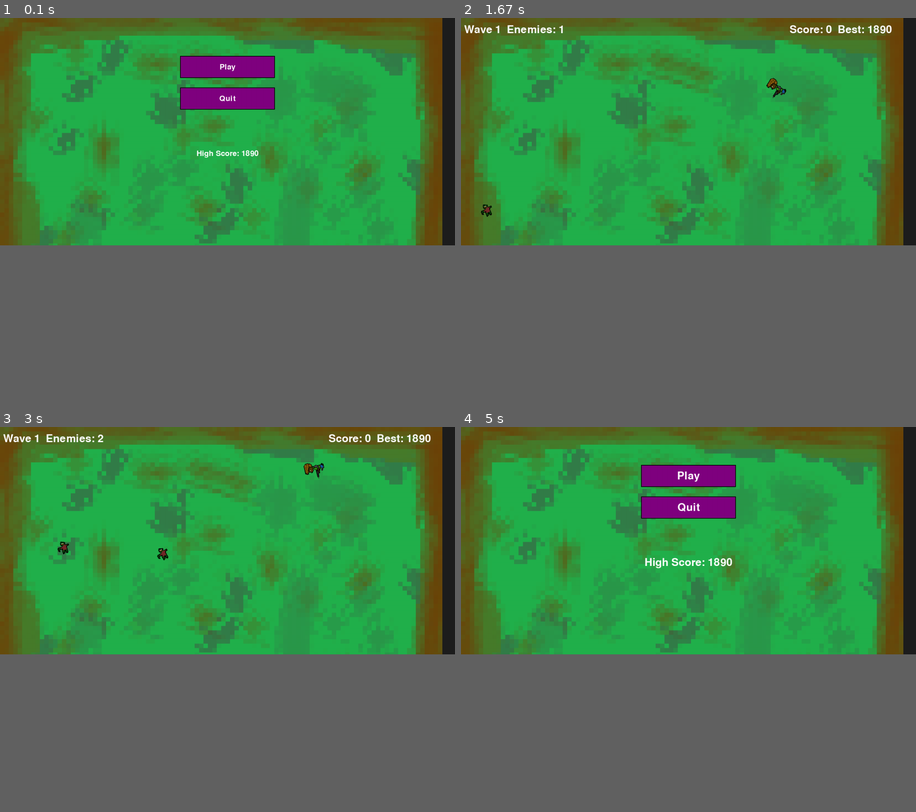
Above: before the commit, frames 1-4 (two rows, left to right).
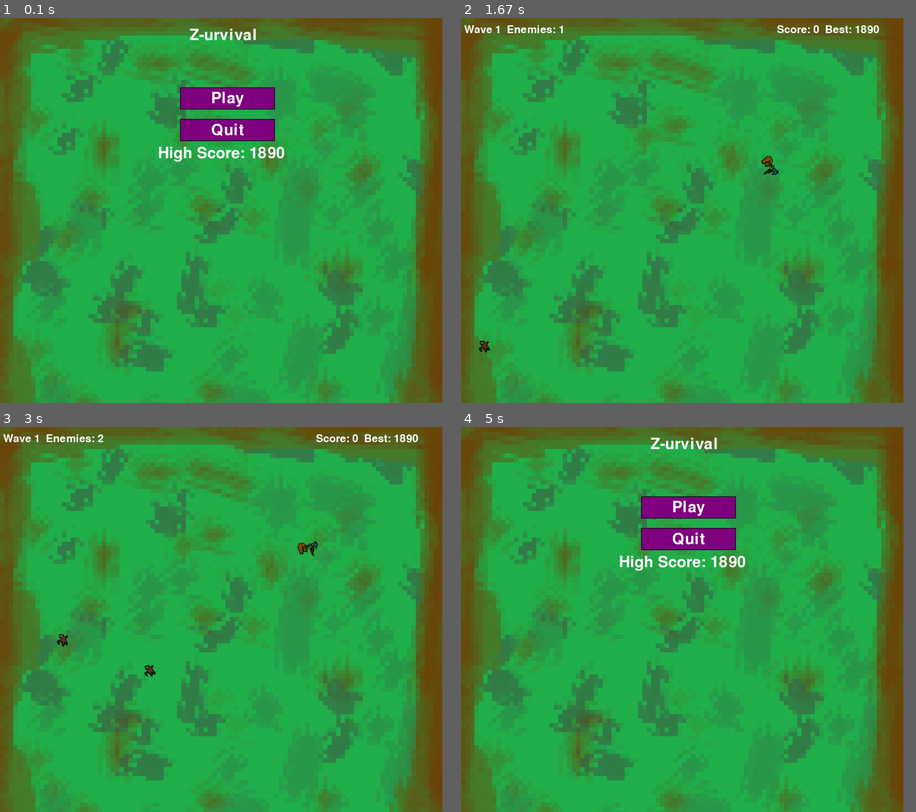
Above: after the commit, the same moments.

Repository: heroa028/Pygame_Fordypning
Game: pygame game, started from Kode/hoved.py
Same seed, same stepped clock (60 frames per second), same inputs: the game is played once before the commit and once after it.
Inputs (mouse positions are in pixels of both pictures, inside the frame that each line leads up to):
- Up to frame 1 (0.1 s): no input
- Up to frame 2 (1.67 s): click "Play" at 0.38 s; hold W 0.67-1.13 s; hold Right 0.67-1.13 s; move the mouse to (665, 225) at 0.7 s; hold D 1.17-1.63 s; move the mouse to (683, 237) at 1.2 s
- Up to frame 3 (3 s): hold Up 1.67-1.97 s; move the mouse to (263, 704) at 1.7 s; hold D 2-2.47 s; move the mouse to (81, 708) at 2.03 s; hold Left from 2.5 s (still down); move the mouse to (382, 754) at 2.53 s
- Up to frame 4 (5 s): release Left at 3.03 s; hold Esc 3.07-3.37 s; hold S 3.07-3.37 s; move the mouse to (565, 477) at 3.1 s; click "Play" at 3.45 s; hold S 3.73-4.03 s; move the mouse to (524, 607) at 3.77 s; hold Left 4.07-4.47 s; move the mouse to (688, 661) at 4.1 s; click (847, 765) at 4.55 s; click "Meny" at 4.88 s
The window is 900x450 before the commit and 875x762 after it. Grey fills any space a smaller window leaves; there, only what the larger window draws over its background counts as a difference.

The runs differ from the first frame. In frame 1, 17% of the frame differs, in the area x 0-98%, y 2-100%; in frame 2, 14%; in frame 3, 14%; in frame 4, 17%.

Commit message:
la til tittel på hjemmesiden

Diff:
--- a/Kode/hoved.py
+++ b/Kode/hoved.py
@@ -10,7 +10,7 @@
 
 # Screen
 # Disse lager windowet på den satte resolusjonen, og setter caption og clock setter fpsen.
-WIDTH, HEIGHT = 1440, 720
+WIDTH, HEIGHT = 1400, 1220
 screen = pygame.display.set_mode((WIDTH, HEIGHT))
 pygame.display.set_caption("Z-urvival")
 clock = pygame.time.Clock()
@@ -211,8 +211,8 @@
 
 # Denne lager knapper på forskjellige koordinater på siden med ulik bredde og høyde (x, y, bredde, høyde)
 buttons = [
-    Button("Play", 570, 120, 300, 70),
-    Button("Quit", 570, 220, 300, 70)
+    Button("Play", 570, 220, 300, 70),
+    Button("Quit", 570, 320, 300, 70)
 ]
 
 # Knapper på Game Over skjermen
@@ -269,15 +269,24 @@
     # Sier seg selv litt, men endrer x/y verdien når man klikker en viss tast
     if Meny == False and GameOver == False:
         keys = pygame.key.get_pressed()
-        if keys[pygame.K_w]:      player_y -= speed
-        if keys[pygame.K_s]:      player_y += speed
-        if keys[pygame.K_d]:      player_x += speed
-        if keys[pygame.K_a]:      player_x -= speed
-        if keys[pygame.K_UP]:     player_y -= speed
-        if keys[pygame.K_DOWN]:   player_y += speed
-        if keys[pygame.K_RIGHT]:  player_x += speed
-        if keys[pygame.K_LEFT]:   player_x -= speed
-        if keys[pygame.K_ESCAPE]: Meny = True
+        if keys[pygame.K_w]:
+            player_y -= speed
+        if keys[pygame.K_s]:
+            player_y += speed
+        if keys[pygame.K_d]:
+            player_x += speed
+        if keys[pygame.K_a]:
+            player_x -= speed
+        if keys[pygame.K_UP]:
+            player_y -= speed
+        if keys[pygame.K_DOWN]:
+            player_y += speed
+        if keys[pygame.K_RIGHT]:
+            player_x += speed
+        if keys[pygame.K_LEFT]:
+            player_x -= speed
+        if keys[pygame.K_ESCAPE]:
+            Meny = True
 
     # Beveger kulene i riktig retning og sletter de når de forsvinner av skjermen
     for bullet in bullets[:]:
@@ -306,6 +315,11 @@
         hs_surf = font.render(f"High Score: {high_score}", True, TEXT_COLOR)
         hs_rect = hs_surf.get_rect(center=(WIDTH // 2, 430))
         screen.blit(hs_surf, hs_rect)
+
+        # Tegner tittelteksten separat øverst på menyen
+        font = pygame.font.Font(None, 72)
+        title_text = font.render("Z-urvival", True, (255, 255, 255))
+        screen.blit(title_text, (600, 30))
 
     if Meny == False and GameOver == False:
         draw_player()   # Spiller-PNG, rotert mot musepekeren
